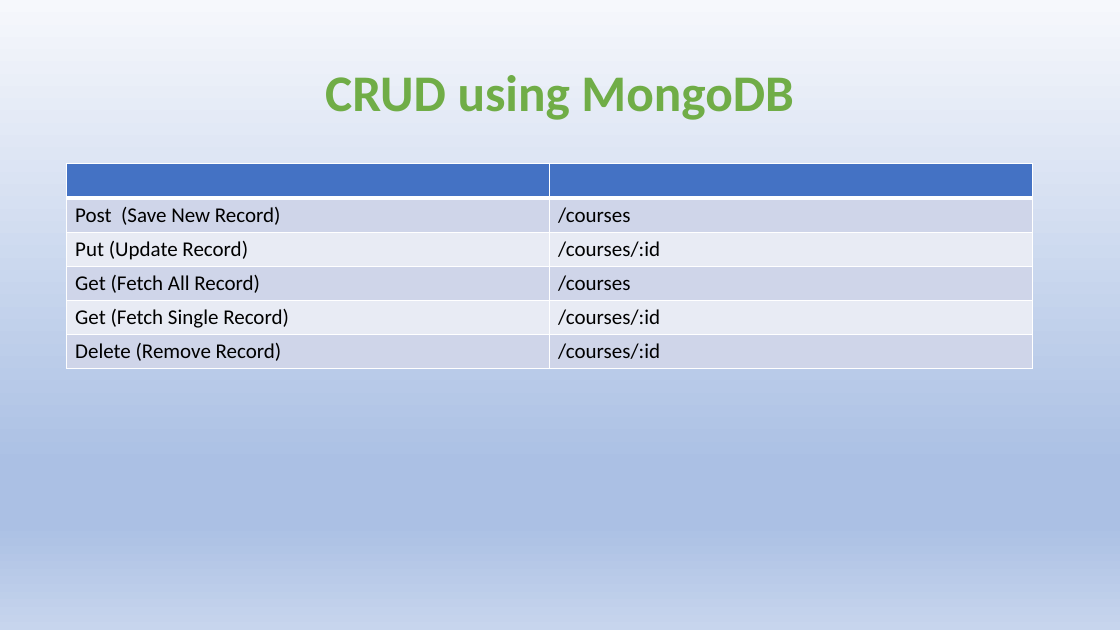
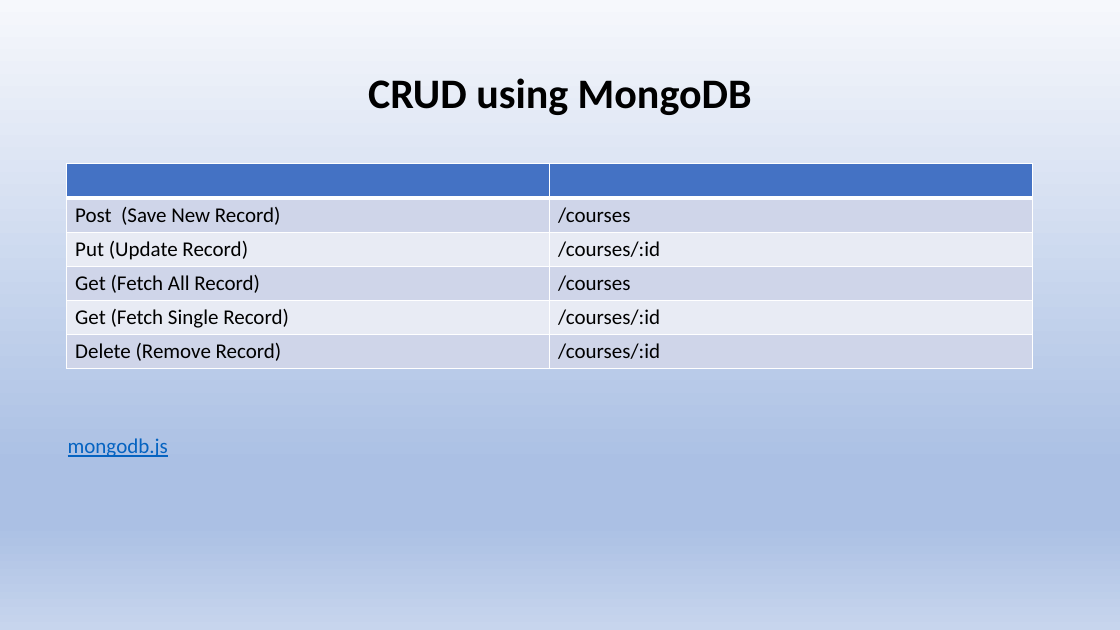
Before and after one commit to mahesh9696/meanstack, a slide deck: slide 85 of meanstack.pptx. Drawn at 1120x630 pixels with LibreOffice and Linux fonts; fonts in the diff are those of the drawing. Boxes give left, top, right and bottom in pixels: in the first picture for what was removed or moved away, otherwise in the second. Text is boxed around its words. In the diff, an @@ line names an element or a change of style, - is before the commit and + after.

```diff
--- a/meanstack.pptx
+++ b/meanstack.pptx
@@ title "CRUD using MongoDB" at [368,78,752,115]: size 44 to 36 pt, text colour #70AD47 to #000000 @@
@@ text added at [68,438,168,457], 18 pt, text #0563C1, underline @@
+mongodb.js
```
Also in this commit, not shown: 77 other slides changed.
